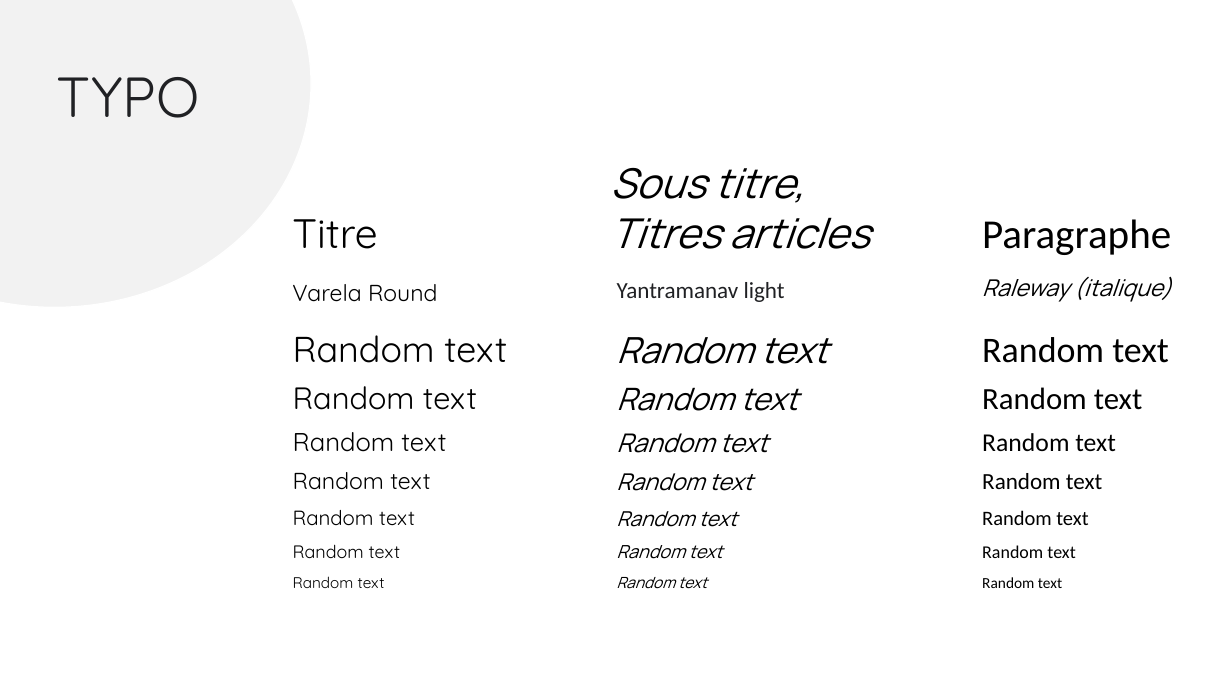
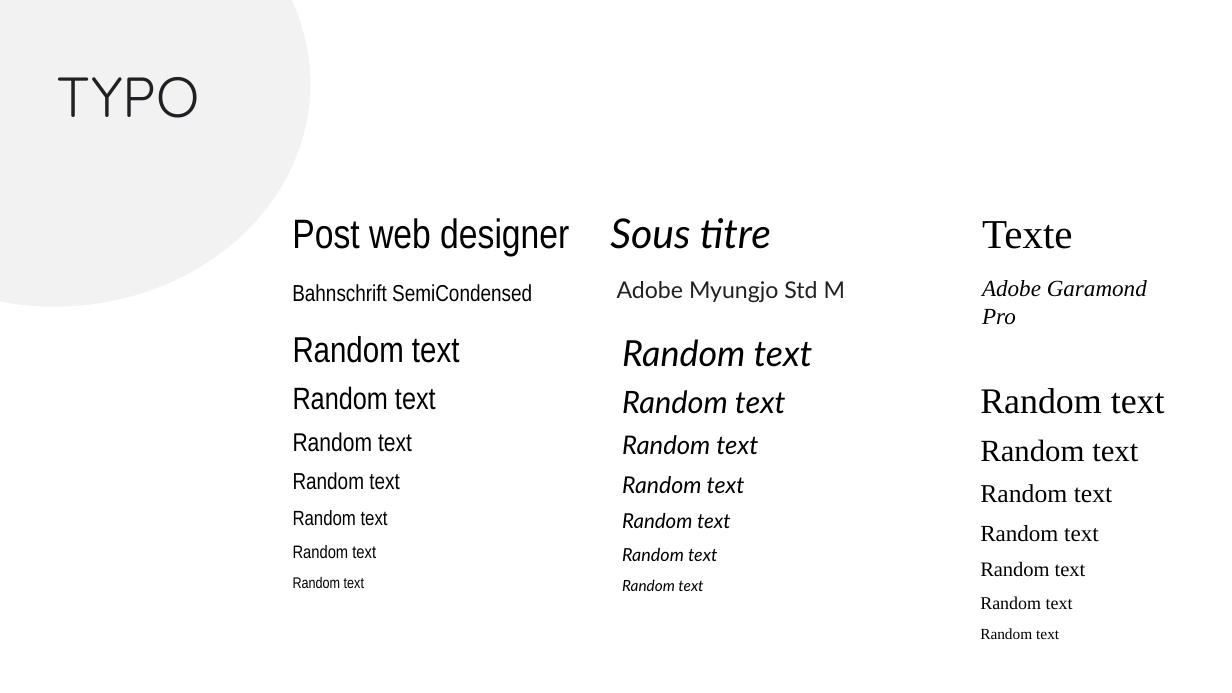
Before and after one commit to Fire-Owl/herve-gael, a slide deck: slide 1 of dossier-conception/charte-graphique.pptx. Drawn at 1232x693 pixels with LibreOffice and Linux fonts; fonts in the diff are those of the drawing. Boxes give left, top, right and bottom in pixels: in the first picture for what was removed or moved away, otherwise in the second. Text is boxed around its words. In the diff, an @@ line names an element or a change of style, - is before the commit and + after.

```diff
--- a/dossier-conception/charte-graphique.pptx
+++ b/dossier-conception/charte-graphique.pptx
@@ text at <box>292,218,569,256</box>: text changed; font Quicksand to Arial Narrow @@
-Titre
+Post web designer
@@ text at <box>610,218,771,249</box>: text changed; font Manrope to Lato @@
-Sous titre,
-Titres articles
+Sous titre
@@ text at <box>982,221,1073,249</box>: text changed; font Calibri to Times New Roman @@
-Paragraphe
+Texte
@@ text "Random text" at <box>293,336,460,588</box>: font Quicksand to Arial Narrow @@
@@ text at <box>292,284,532,302</box>: text changed; font Quicksand to Arial Narrow @@
-Varela Round
+Bahnschrift SemiCondensed
@@ text "Random text" at <box>622,339,813,591</box>: font Manrope to Lato @@
@@ text at <box>617,281,845,303</box>: text changed; font Calibri to Lato @@
-Yantramanav light
+Adobe Myungjo Std M
@@ text at <box>982,280,1147,325</box>: text changed; font Manrope to Times New Roman @@
-Raleway (italique)
+Adobe Garamond Pro
@@ text "Random text": place and size @@
-text "Random text" at <box>982,337,1169,588</box>
+text "Random text" at <box>980,388,1165,639</box>
@@ text "Random text" at <box>980,388,1165,639</box>: font Calibri to Times New Roman @@
```
Also in this commit, not shown: 2 slides removed, 29 other files.
